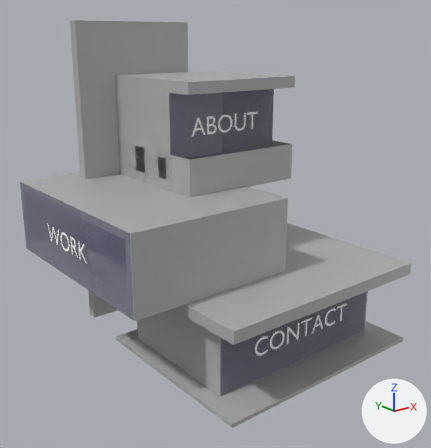
The glTF model static/models/Mockup.glb as it was, and as the next commit left it.
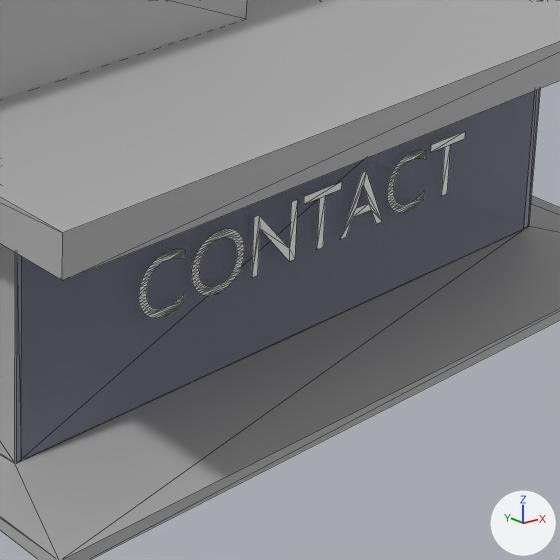
The first picture shows the older version from a 50 mm camera at (-10.48, -11.39, 7.13) aimed at (-0.78, 0.73, 2.28). The close-ups show both versions on the part from 50% to 87% of the width and 59% to 95% of the height of that picture; other places that the commit changed are outside them. The axes (+X, +Y, +Z) are drawn at lower right. The lights are the same throughout. The close-ups show mesh edges as thin lines. Where no turn or scale is listed for an object, it has been applied to the vertices.

The scene before the commit, as lines of its bpy script (objects in view):
```python
me_cube = bpy.data.meshes.new('Cube')
me_cube.from_pydata(...)  # 32 vertices, 60 faces; spans x -3.16..3.18, y -2.84..2.33, z -1.1..1.26
me_cube.materials.append(mat_cube)  # grey #b1b1b1
me_cube_001 = bpy.data.meshes.new('Cube.001')
me_cube_001.from_pydata(...)  # 16 vertices, 28 faces; spans x -2.29..2.29, y -3.02..3.02, z -1.0..1.0
me_cube_001.materials.append(mat_cube)  # grey #b1b1b1
me_text_001 = bpy.data.meshes.new('Text.001')
me_text_001.from_pydata(...)  # 329 vertices, 319 faces; spans x 0.03..3.41, y 0.0, z -0.01..0.48
me_text_001.materials.append(mat_material)  # white #ffffff
ob_cube2 = bpy.data.objects.new('cube2', me_cube_001)
ob_cube2.location = (-2.209, 1.909, 2.247)
ob_cube3 = bpy.data.objects.new('cube3', me_cube)
ob_cube3.location = (0.0, 0.0, 0.0)
ob_text3 = bpy.data.objects.new('text3', me_text_001)
ob_text3.location = (-1.728, -1.929, -0.3)
# also in view: 'plane3' at (0.0, -1.85, 0.0)
```
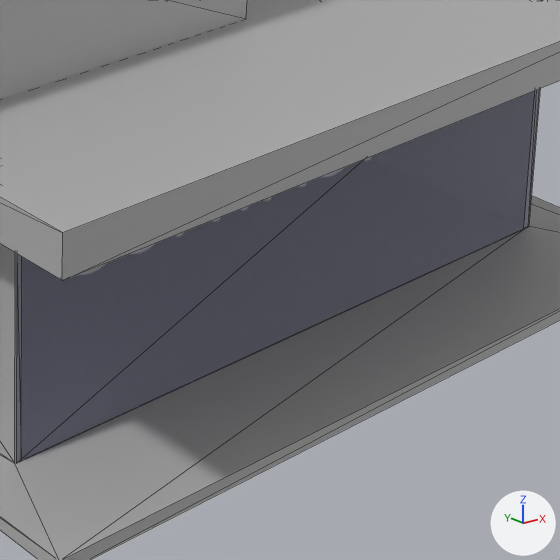
What differs and where, as boxes (x1, y1, x2, y2) in the close-ups (560 x 560 px):
'text3', moved (not visible afterwards)
    before: (139, 131, 465, 318)

The edits, one by one:
Object 'text3' (ob_text3) moves from (-1.728, -1.929, -0.3) to (-1.728, -1.152, -0.3).
